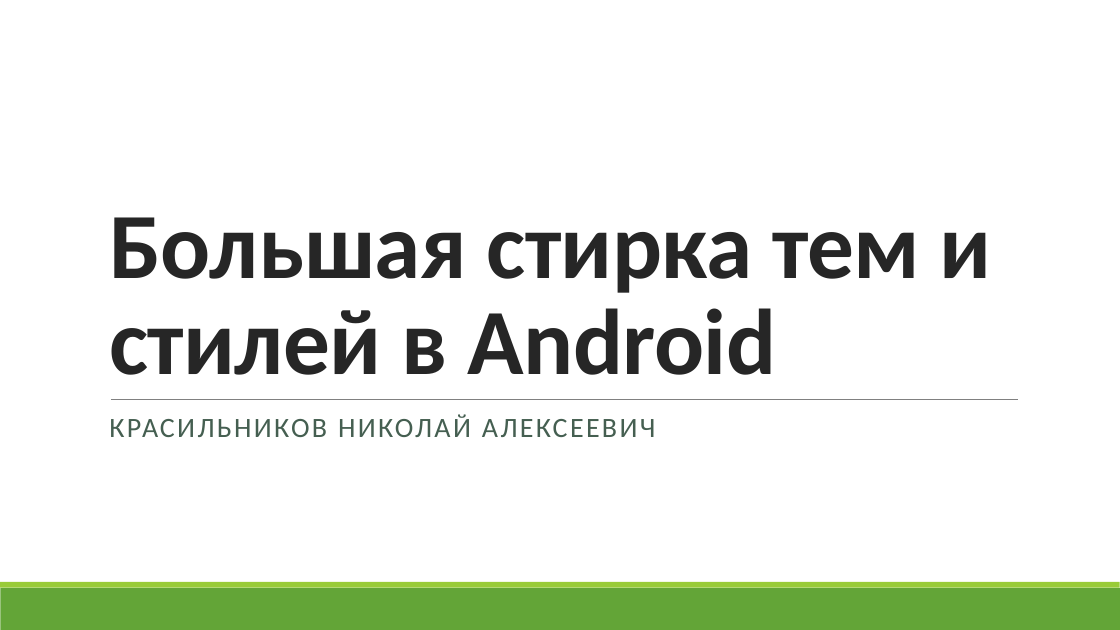
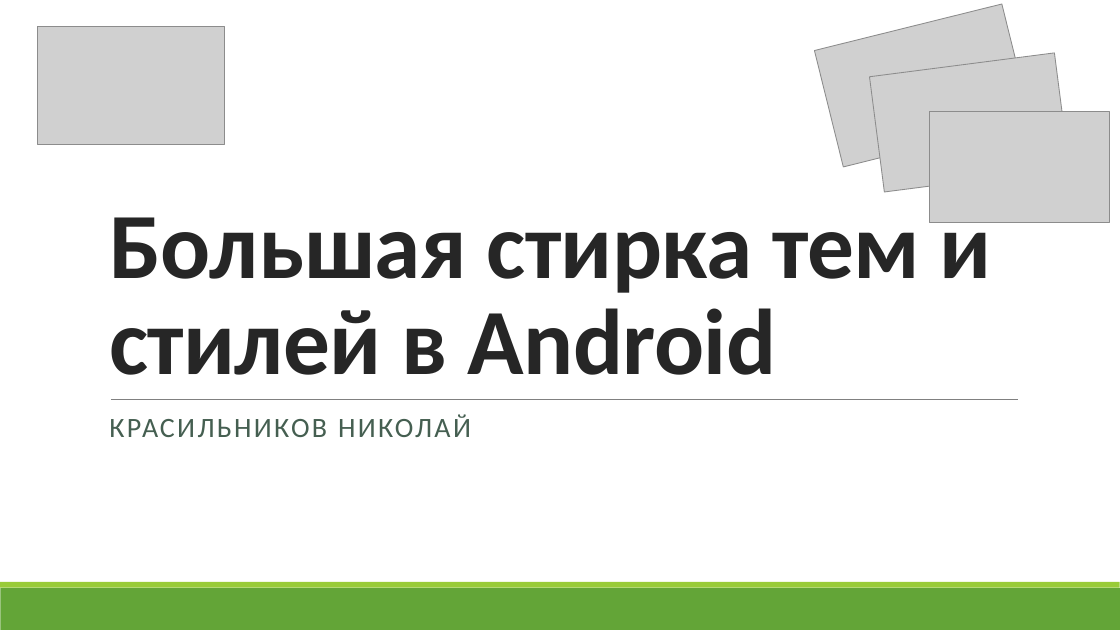
Before and after one commit to ZebanNikolay/android-style-best-practices, a slide deck: slide 1 of Большая стирка тем и стилей в Android.pptm. Drawn at 1120x630 pixels with LibreOffice and Linux fonts; fonts in the diff are those of the drawing; grey boxes stand for pictures. Boxes give left, top, right and bottom in pixels: in the first picture for what was removed or moved away, otherwise in the second. Text is boxed around its words. In the diff, an @@ line names an element or a change of style, - is before the commit and + after.

```diff
--- a/Большая стирка тем и стилей в Android.pptm
+++ b/Большая стирка тем и стилей в Android.pptm
@@ picture added at box(38, 26, 225, 145) @@
@@ picture added at box(814, 4, 1031, 167) @@
@@ picture added at box(870, 53, 1070, 192) @@
@@ picture added at box(929, 112, 1109, 223) @@
@@ subtitle at box(109, 414, 471, 437): text changed @@
-КРАСИЛЬНИКОВ НИКОЛАЙ АЛЕКСЕЕВИЧ
+КРАСИЛЬНИКОВ НИКОЛАЙ
```
Also in this commit, not shown: 8 other slides changed, 3 slides added, 2 slides removed.
